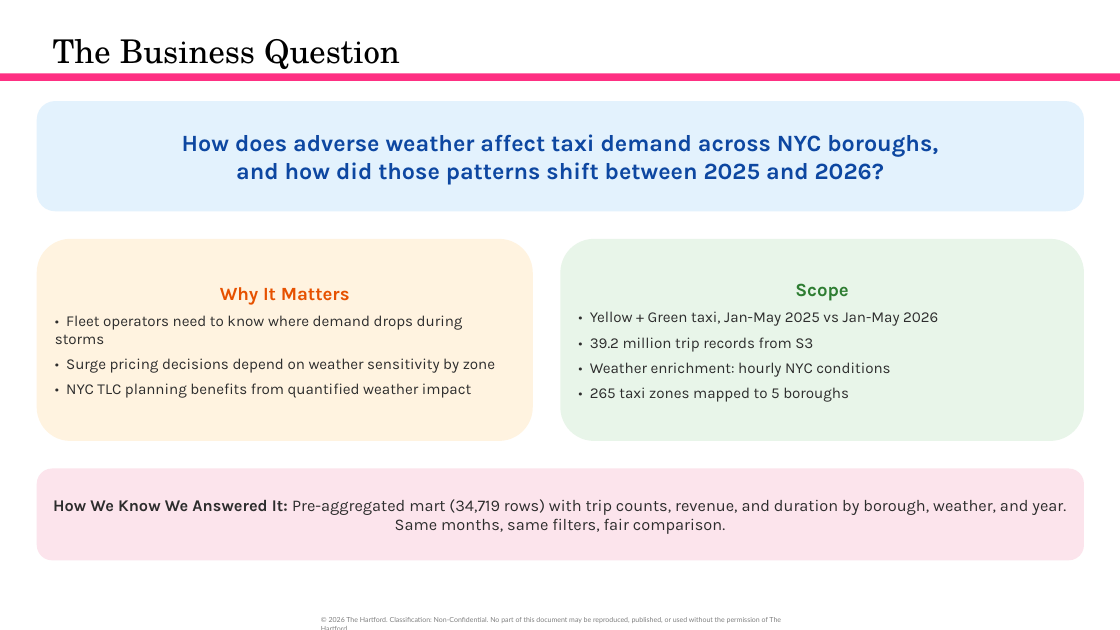
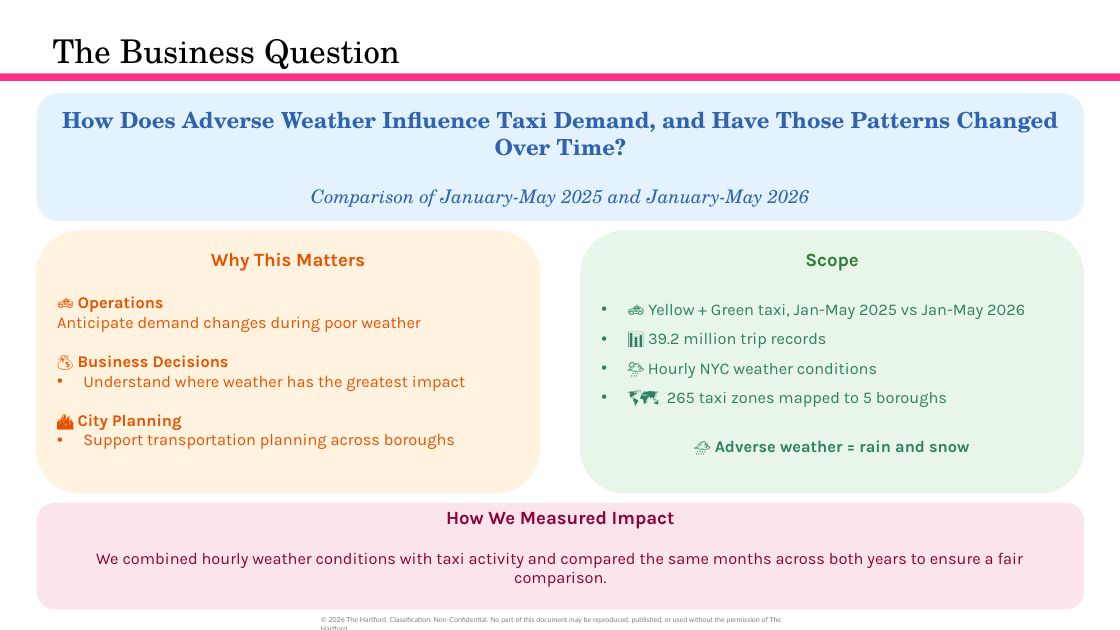
Before and after one commit to orlandojmarin/nyc-taxi-capstone, a slide deck: slide 4 of docs/TEST_Capstone_Presentation.pptx (slide 5 before the commit). Drawn at 1120x630 pixels with LibreOffice and Linux fonts; fonts in the diff are those of the drawing. Boxes give left, top, right and bottom in pixels: in the first picture for what was removed or moved away, otherwise in the second. Text is boxed around its words. In the diff, an @@ line names an element or a change of style, - is before the commit and + after.

```diff
--- a/docs/TEST_Capstone_Presentation.pptx
+++ b/docs/TEST_Capstone_Presentation.pptx
@@ rounded rectangle "How Does Adverse Weather Influence ..." resized from (x1=37, y1=101, x2=1085, y2=211) to (x1=37, y1=93, x2=1085, y2=221) @@
@@ text in rounded rectangle at (x1=62, y1=111, x2=1059, y2=207): text changed; size 20 to 19 pt; font Karla to TeX Gyre Schola; text colour #0D47A1 to #2F63AF @@
-How does adverse weather affect taxi demand across NYC boroughs,
-and how did those patterns shift between 2025 and 2026?
+How Does Adverse Weather Influence Taxi Demand, and Have Those Patterns Changed Over Time?
+Comparison of January-May 2025 and January-May 2026
@@ rounded rectangle "Why This Matters" at (x1=36, y1=230, x2=541, y2=493): vertical alignment middle to top @@
@@ rounded rectangle "Why This Matters" resized from (x1=37, y1=239, x2=534, y2=441) to (x1=36, y1=230, x2=541, y2=493) @@
@@ rounded rectangle "Scope" resized from (x1=560, y1=239, x2=1084, y2=441) to (x1=581, y1=230, x2=1085, y2=493) @@
@@ rounded rectangle "Scope" at (x1=581, y1=230, x2=1085, y2=493): vertical alignment middle to top @@
@@ text in rounded rectangle at (x1=57, y1=252, x2=465, y2=449): text changed; size 13 to 14 pt; text colour #2D2D2D to #E65100 @@
-Why It Matters
-• Fleet operators need to know where demand drops during storms
-• Surge pricing decisions depend on weather sensitivity by zone
-• NYC TLC planning benefits from quantified weather impact
+Why This Matters
+🚕 Operations
+Anticipate demand changes during poor weather
+💰 Business Decisions
+• Understand where weather has the greatest impact
+🏙️ City Planning
+• Support transportation planning across boroughs
@@ text in rounded rectangle at (x1=648, y1=304, x2=1025, y2=452): text changed; size 13 to 14 pt; text colour #2D2D2D to #2D805D @@
-• Yellow + Green taxi, Jan-May 2025 vs Jan-May 2026
-• 39.2 million trip records from S3
-• Weather enrichment: hourly NYC conditions
-• 265 taxi zones mapped to 5 boroughs
+• 🚕 Yellow + Green taxi, Jan-May 2025 vs Jan-May 2026
+• 📊 39.2 million trip records
+• 🌦️ Hourly NYC weather conditions
+• 🗺️ 265 taxi zones mapped to 5 boroughs
+🌧️ Adverse weather = rain and snow
@@ rounded rectangle "How We Measured Impact" resized from (x1=37, y1=469, x2=1085, y2=560) to (x1=37, y1=503, x2=1085, y2=610) @@
@@ text in rounded rectangle at (x1=96, y1=511, x2=1023, y2=587): text changed; text colour #2D2D2D to #8B0138 @@
-How We Know We Answered It: Pre-aggregated mart (34,719 rows) with trip counts, revenue, and duration by borough, weather, and year. Same months, same filters, fair comparison.
+How We Measured Impact
+We combined hourly weather conditions with taxi activity and compared the same months across both years to ensure a fair comparison.
```
Also in this commit, not shown: 12 other slides changed, 6 slides added, 19 slides removed, 2 other files.
